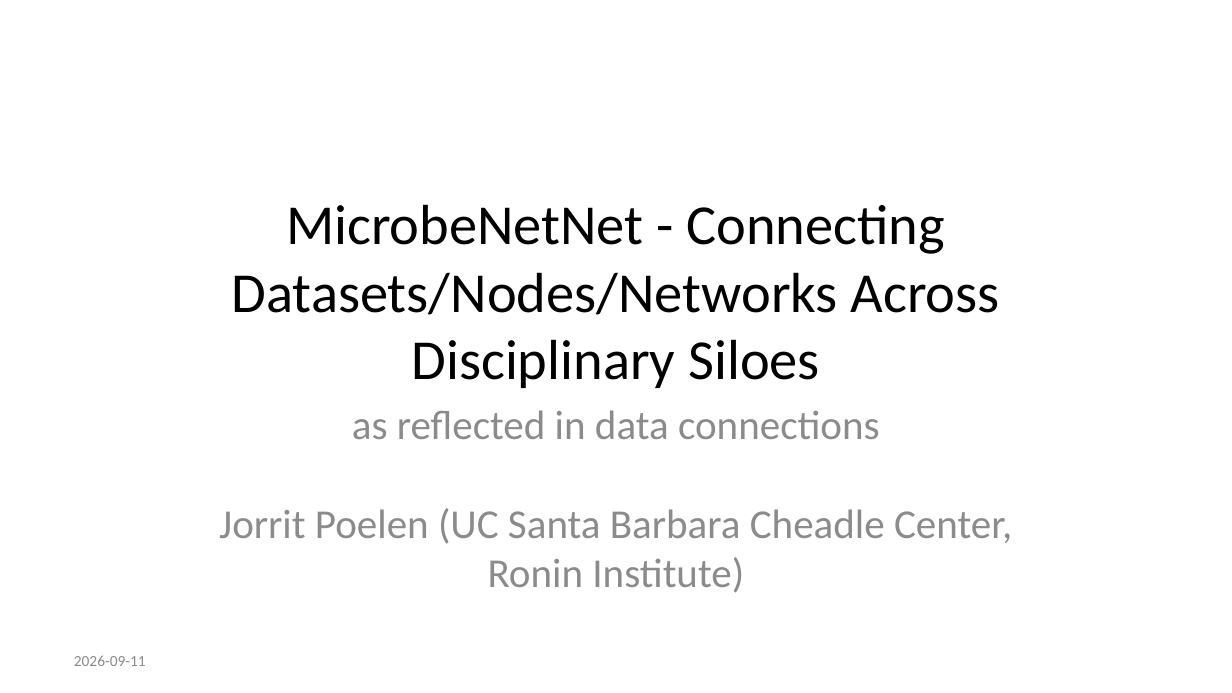
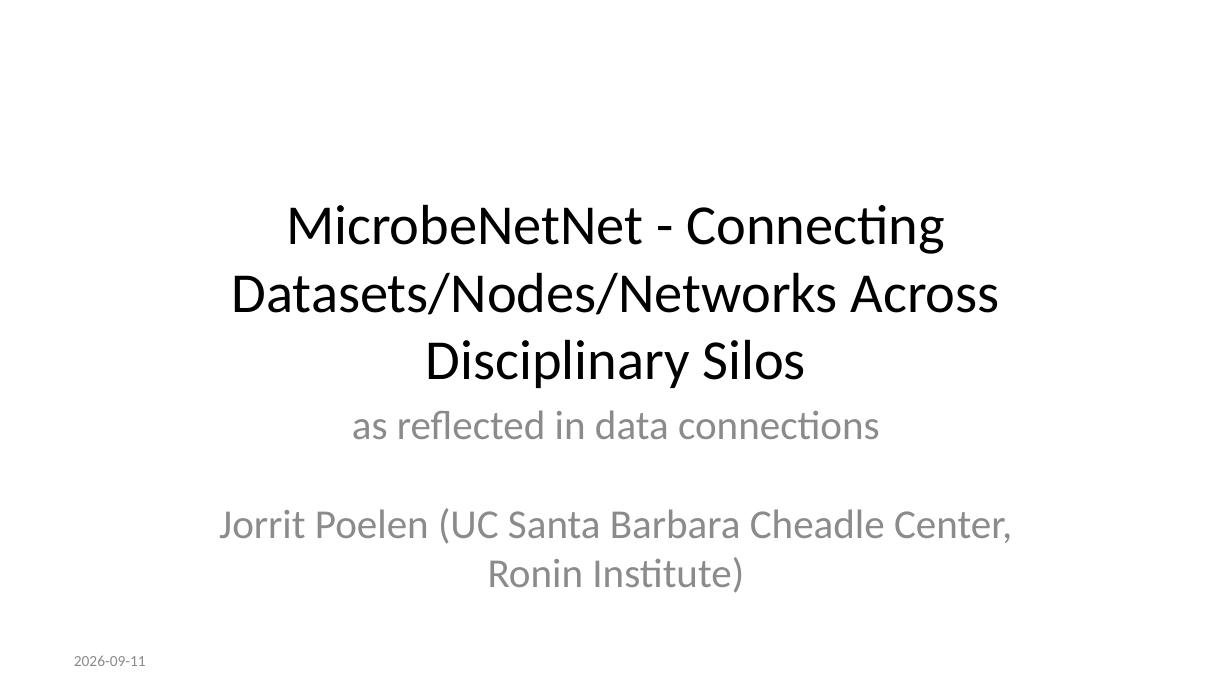
Before and after one commit to jhpoelen/microbenetnet-2026-09-11, a slide deck: slide 1 of slides.pptx. Drawn at 1232x693 pixels with LibreOffice and Linux fonts; fonts in the diff are those of the drawing. Boxes give left, top, right and bottom in pixels: in the first picture for what was removed or moved away, otherwise in the second. Text is boxed around its words. In the diff, an @@ line names an element or a change of style, - is before the commit and + after.

```diff
--- a/slides.pptx
+++ b/slides.pptx
@@ title at [232, 204, 1000, 388]: text changed @@
-MicrobeNetNet - Connecting Datasets/Nodes/Networks Across Disciplinary Siloes
+MicrobeNetNet - Connecting Datasets/Nodes/Networks Across Disciplinary Silos
```
Also in this commit, not shown: 2 other files.
